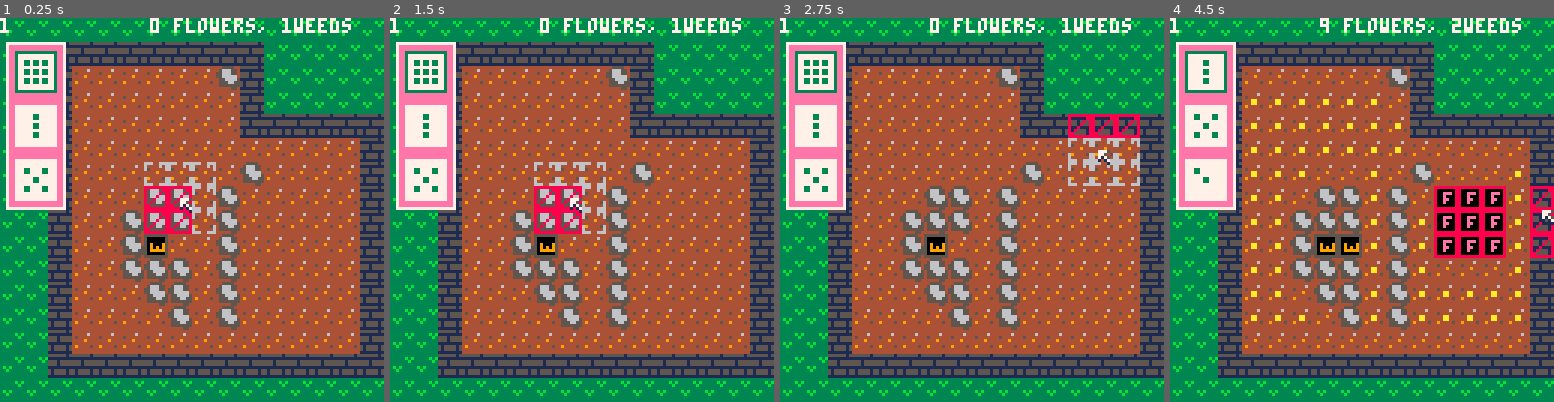
Above: before the commit, frames 1-4 (left to right).
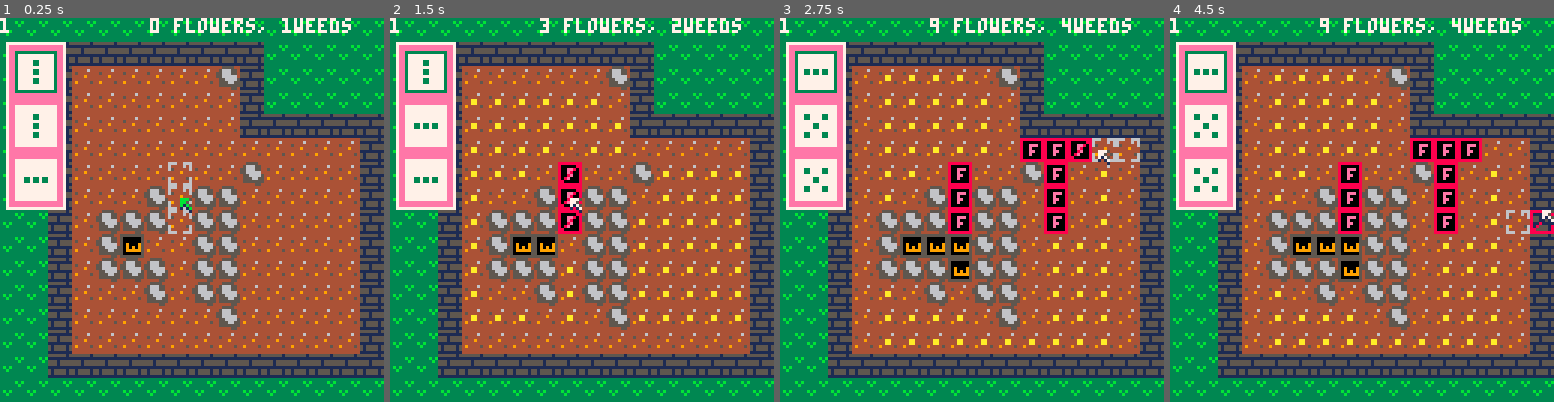
Above: after the commit, the same moments.

Repository: etrizzo/pico8
Game: PICO-8 cartridge SIJ2019/sij2019.p8
Two runs of this game, one before a commit and one after it. Both use one fixed random seed, a clock stepped at 60 frames per second and the inputs below.
Inputs:
- Up to frame 1 (0.25 s): no input
- Up to frame 2 (1.5 s): tap X (X key) at 0.33, 1.07 s; tap O (Z key) at 0.7 s
- Up to frame 3 (2.75 s): hold Right 1.6-2.1 s; tap O (Z key) at 1.7, 2.1, 2.5 s; tap X (X key) at 1.85 s; hold Up 2.15-2.42 s; hold Right from 2.47 s (still down)
- Up to frame 4 (4.5 s): tap O (Z key) every 0.4 s from 2.9 to 4.1 s; tap X (X key) at 2.97, 4.08 s; release Right at 3.03 s; hold Left 3.08-3.58 s; hold Down 3.63-3.97 s; hold Right from 4.02 s (still down)

The runs differ from the first frame. In frame 1, 5.6% of the frame differs, in the area x 6-57%, y 10-82%; in frame 2, 6.9%; in frame 3, 9.9%; in frame 4, 11%, in the area x 6-100%, y 0-86%.

Commit message:
Made 8 levels

Diff:
--- a/SIJ2019/sij2019.p8
+++ b/SIJ2019/sij2019.p8
@@ -58,21 +58,32 @@
 {
     {0, 1, 0,  0, 1, 0,  0, 1, 0}, -- 3 vertical (1)
     {1, 0, 1,  0, 1, 0,  1, 0, 1}, -- x shape (2)
-    {1, 0, 0,  0, 1, 0,  0, 0, 0}, -- bl 2 piece diag (3)
+    {0, 0, 0,  0, 1, 0,  1, 0, 0}, -- bl 2 piece diag (3)
     {0, 0, 0,  1, 1, 1,  0, 0, 0}, -- 3 horizontal (4)
     {1, 1, 1,  1, 1, 1,  1, 1, 1}, -- full block (5)
+    {0, 0, 0,  0, 1, 0,  0, 0, 1}, -- br 2 piece diag (6)
+    {0, 0, 0,  0, 1, 0,  0, 1, 0}, -- mid 2 piece vertical (7)
+    {1, 0, 1,  1, 0, 1,  1, 0, 1}, -- bun 3x (8)
+    {0, 0, 0,  1, 0, 1,  1, 0, 1}, -- bun 2x (9)
+    {1, 0, 0,  0, 1, 0,  0, 0, 1}, -- right 3 piece diagonal (10)
+    {0, 0, 1,  0, 1, 0,  1, 0, 0}, -- left 3 piece diagonal (11)
+    {0, 1, 0,  1, 1, 1,  0, 1, 0}, -- Plus sign + (12)
+    {1, 0, 1,  0, 1, 0,  0, 0, 0}, -- micky mouse vertical (13)
+    {1, 0, 0,  0, 1, 0,  1, 0, 0}, -- left micky mouse (14)
+    {0, 0, 1,  0, 1, 0,  0, 0, 1}, -- right micky mouse (15)
+    {0, 0, 0,  0, 1, 0,  1, 0, 1}, -- bottom micky mouse (16)
 
 }
 
 -- these use an index into g_possibleFlowers
 g_levels =
 {
-    { 5, 1, 2, 3},
-    { 5, 1, 2, 3},
-    { 5, 1, 2, 3},
-    { 5, 1, 2, 3},
-    { 5, 1, 2, 3},
-    { 5, 1, 2, 3},
+    { 1, 1, 4, 4,2,2},
+    { 1, 1, 4, 4, 2, 2},
+    { 3,6,3,6,6,3},
+    { 3, 11, 6, 3,3,3},
+    { 1,15, 16, 11, 3, 1, 7,7},
+    { 15, 15, 1, 4, 6,7},
     { 5, 1, 2, 3},
     { 5, 1, 2, 3},
     { 5, 1, 2, 3},
@@ -606,7 +617,7 @@
 function movecameratonextmap()
     -- 8 by 4 is map dimensions
     camerax += 128
-    if camerax > (128 * 7) then
+    if camerax > (128 * 8) then
         camerax = 0
         cameray += 128
     end
@@ -867,21 +878,21 @@
 0000000000010000000000000000000000000000000000000000000000000000000000000000000000000000000000000000000000000000000000000000000000000000000000000000000000000000000000000000000000000000000000000000000000000000000000000000000000000000000000000000000000000000
 0000000000000000000000000000000000000000000000000000000000000000000000000000000000000000000000000000000000000000000000000000000000000000000000000000000000000000000000000000000000000000000000000000000000000000000000000000000000000000000000000000000000000000
 __map__
-0909090909090909090909090909090909070707070707070707070707090909090909090909090909090909070909090b09090909090909090909090909090909090909090909090909090909090909090909090909090909090909090909090909090909090909090909090909090909090909090909090909090909090909
-0909070707070707070707090909090909070505050505050505050507090909090909090909090909090907050709090907070707070707070707070709090909090909090909090909090909090909090909090909090909090909090909090909090909090909090909090909090909090909090909090909090909090909
-0909070505050505050607090909090909090705050505050505050505070909090909070707070909090705050709090907050505050505050505050709090909090909090909090909090909090909090909090907070709090909090909090909090909090707090909090909090907070707070707070707070707070909
-0909070505050505050507090909090909090705050505050505050507090909090907050505050709070505050709090907050505050505050505050709090909090909090909090707070709090909090909090907050709090909090909090909090909070507090909090909090907050505050505050505050505070909
-0909070505050505050507070707070709090705050505050505050707070709090705050505050707050505050709090907050505050505050505070909090909090909090909090705050507090909090909090907050709090909090909090909090907050507090909090909090907050505050505050505050505070909
-0909070505050505050505050505050709090705050505050505050505050507090705050505050505050505050709090907050505050505050507090909090909090909090907070505050505070909090909090907050707090707070909090909090705050507070707070707090907050505050505050505050505070909
-0909070505050505050506050505050709070505050505050505050505050709090705050505050505050505050709090907050505050505050709090909090909090909090705050505050505050707090909090907050505070705050707070909070505050505050505050505070907070707070505050505050505070909
-0909070505050606050605050505050709070505050505050505050505070909090705050505050505050505050709090909070505050505050707070707090909090909070505050505050505050507090909090907050505070505050505070909070505050505050505050505070909090909090705050505070505070909
-0909070505060606050605050505050709070505050505050105050505070909090705050505050505050505050709090909090705050505050505050505070909090907050505050505050505050507090909090705050505050505050505070909070505050505050505050505050709090909090907050505070505070909
-0909070505060105050605050505050709070505050505050505050505070909090705050505050501050505050709090909090705050505050505050505050709090705050505050105050505050709090909070505050505050505050705070909070505050505050505050505070909090909090907050505070505070909
-0909070505060606050605050505050709070505050505050505050507090909090705050505050505050505050709090909090705050505010505050505050709070505050505050505050505070909090907050505050505050505070907090909070505050505050105050507090909090909090907050507070505070909
-0909070505050606050605050505050709090707070505050505050507090909090705050505050505050505070909090909090705050505050505050505050709070505050505050505050507070909090705050505050505010505070909090909070505050505050505050507090909090909090907010507070505070709
-0909070505050506050605050505050709090909070505050505050709090909090705050505050505050505070909090909070505050505050505050505070909070505050507070707070707090909090705050505050505050507090909090909070505050505050505050507090909090909090705050507070701050507
-0909070505050505050505050505050709090909070505050505050709090909090907070505050705050507090909090907050505050507070707050507090909070505050505070909090909090909090705050505050505050507090909090909070505050505050505050505070909090909070505070507070705050507
-0909070707070707070707070707070709090909070707070707070709090909090909090707070907050709090909090909070507070505070909070505070909070707070707070909090909090909090907070507050505050709090909090909070505050505050505050507090909090909070707070707070505050507
+0909090909090909090909090909090909090707070707070707070707090909090909090909090909090909070909090b09090909090909090909090909090909090909090909090909090909090909090909090909090909090909090909090909090909090909090909090909090909090909090909090909090909090909
+0909070707070707070707090909090909090701050505050505050507090909090909090909090909090907010709090907070707070707070707070709090909090909090909090909090909090909090909090909090909090909090909090909090909090909090909090909090909090909090909090909090909090909
+0909070505050505050607090909090909090707050505050505050506070909090909070707070909090705050709090907050505050505050505050709090909090909090909090909090909090909090909090907070709090909090909090909090909090707090909090909090907070707070707070707070707070909
+0909070505050505050507090909090909090907050505050505050507090909090907050505060709070505050709090907050505050505050505050709090909090909090909090707070709090909090909090907010709090909090909090909090909070107090909090909090907050505050505050505050505070909
+0909070505050505050507070707070709090907050505050505060707070709090705050505060707050505050709090907050505050505050505070909090909090909090909090705050507090909090909090907050709090909090909090909090907010107090909090909090907050505050505050505050505070909
+0909070505050505050505050505050709090707050505050505050505050107090705050505050605050505050709090907050505050505050507090909090909090909090907070505050505070909090909090907050707090707070909090909090701010107070707070707090907050505050505050505050505070909
+0909070505050505050506050505050709090701060505050505050505050709090705050505050505050505050709090907050505050505050709090909090909090909090705050505050505050707090909090907050506070705060707070909070101010101010101010101070907070707070505050505050505070909
+0909070505050605060605050505050709090705050505050505050505070909090705050505050505050505010709090909070505050505050707070707090909090909070505050605060505050507090909090907050506070505050505070909070b0b0b0101010b0b0b0b0b070909090909090705050505070505070909
+0909070506060605060605050505050709090705050505050505050506070909090705050505050505050505050709090909090705050505050505050505070909090907050505050501050505050507090909090705050505050505050505070909070101010b0b0b0101010101010709090909090907050505070505070909
+0909070506010505060605050505050709090705050505050505050506070909090705050505050505050505050709090909090705050505050505050505010709090705050505050605060505050709090909070505050505050505050701070909070b0b0b0101010b0b0b0b0b070909090909090907050505070505070909
+0909070506060605060605050505050709090706060505050505050507090909090705050505050505050505050709090909090705050505050505050505050709070505050505050505050505070909090907050505050505050505070907090909070505050b0b0b0505050507090909090909090907050507070505070909
+0909070505050605060605050505050709090707070505050505050607090909090705050505050505050505070909090909090705050505050505050505010709070505050505050505050507070909090701050505050505050505070909090909070505050505050505050507090909090909090907010507070505070709
+0909070505050505050605050505050709090909070505050505050709090909090705050505050606050501070909090909070505050505050505050505070909070505050507070707070707090909090705050505050505050507090909090909070505050505050505050507090909090909090705050507070701050507
+0909070505050505050505050505050709090909070605050505050709090909090907070505050706050507090909090907010505050507070707050507090909070505050505070909090909090909090701050505050505050507090909090909070505050505050505050505070909090909070505070507070705050507
+0909070707070707070707070707070709090909070707070707070709090909090909090707070907050709090909090909070107070101070909070501070909070707070707070909090909090909090907070107050505050709090909090909070505050505050505050507090909090909070707070707070505050507
 0909090909090909090909090909090909090909090909090909090909090909090909090909090909070909090909090909090707070707090909090707090909090909090909090909090909090909090909090707070707070909090909090909070707070707070707070709090909090909090909090909090707070709
 0909090909090909090909090909090909090907070707070709090909090909090505050505050505050505050505090905050505050505050505050505050909050505050505050505050505050509090905050505050505050505050505090909090909090909090909090909090909090909090909090909090909090909
 0909090909090909090909090909090909090907050505050709090909090909090505050505050505050505050505090905050505050505050505050505050909050505050505050505050505050509090905050505050505050505050505090905050505050505050505050505050909050505090909090909090909090909
